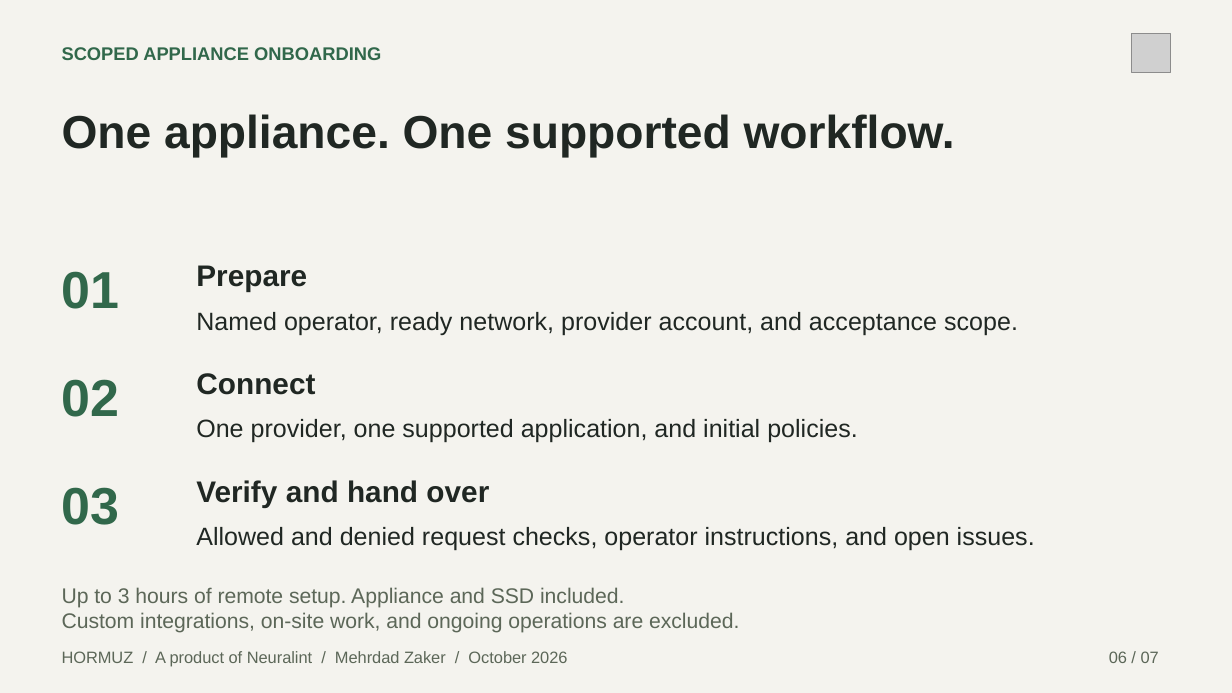
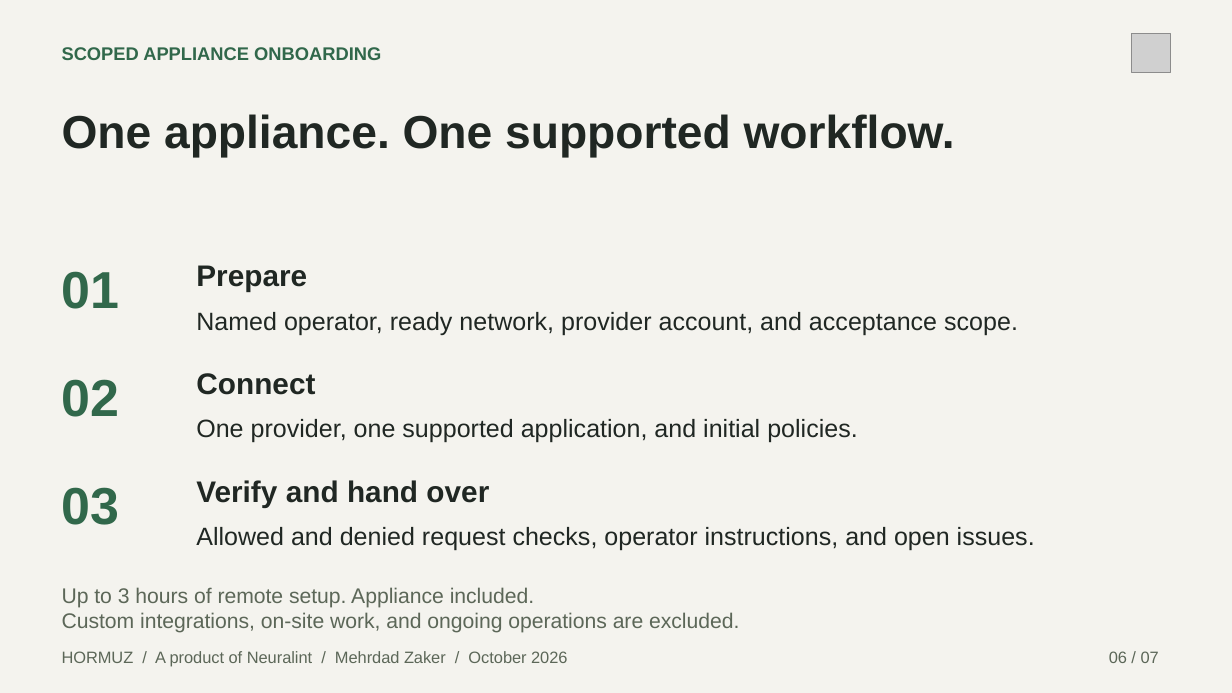
Before and after one commit to Xpounder-com/hormuz, a slide deck: slide 6 of website/public/downloads/hormuz-buyer-briefing.pptx. Drawn at 1232x693 pixels with LibreOffice and Linux fonts; fonts in the diff are those of the drawing; grey boxes stand for pictures. Boxes give left, top, right and bottom in pixels: in the first picture for what was removed or moved away, otherwise in the second. Text is boxed around its words. In the diff, an @@ line names an element or a change of style, - is before the commit and + after.

```diff
--- a/website/public/downloads/hormuz-buyer-briefing.pptx
+++ b/website/public/downloads/hormuz-buyer-briefing.pptx
@@ text at [62,587,534,608]: text changed @@
-Up to 3 hours of remote setup. Appliance and SSD included.
+Up to 3 hours of remote setup. Appliance included.
```
Also in this commit, not shown: 1 other slide changed, 28 other files.
